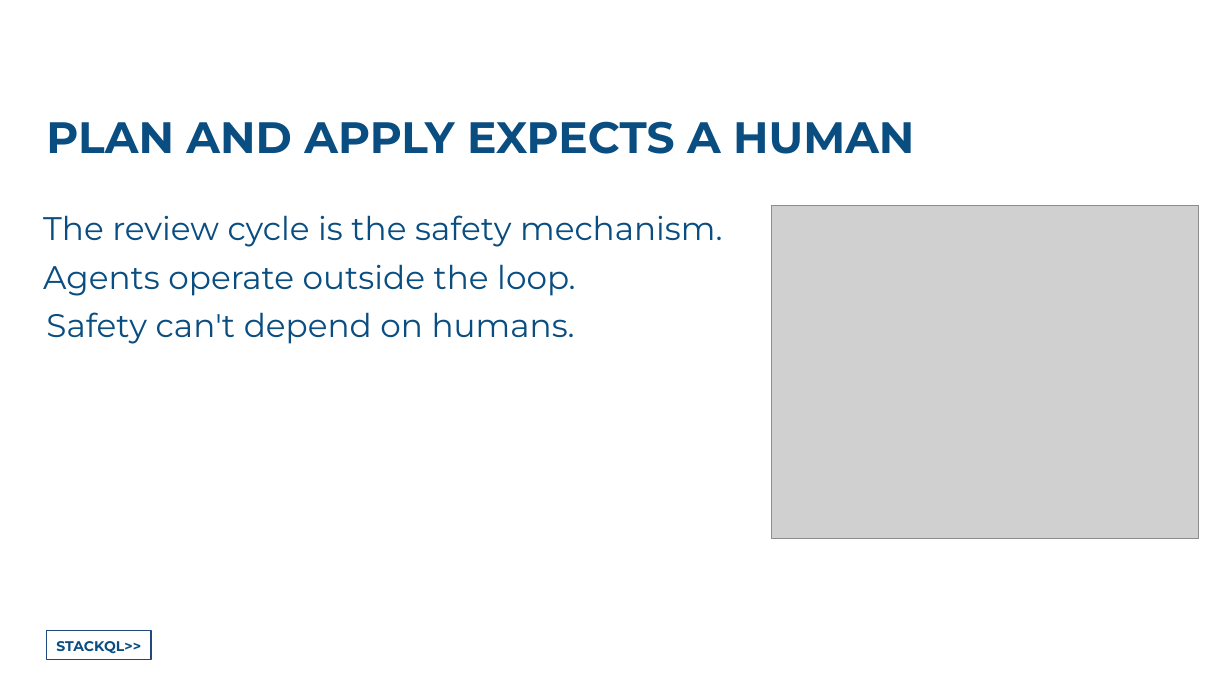
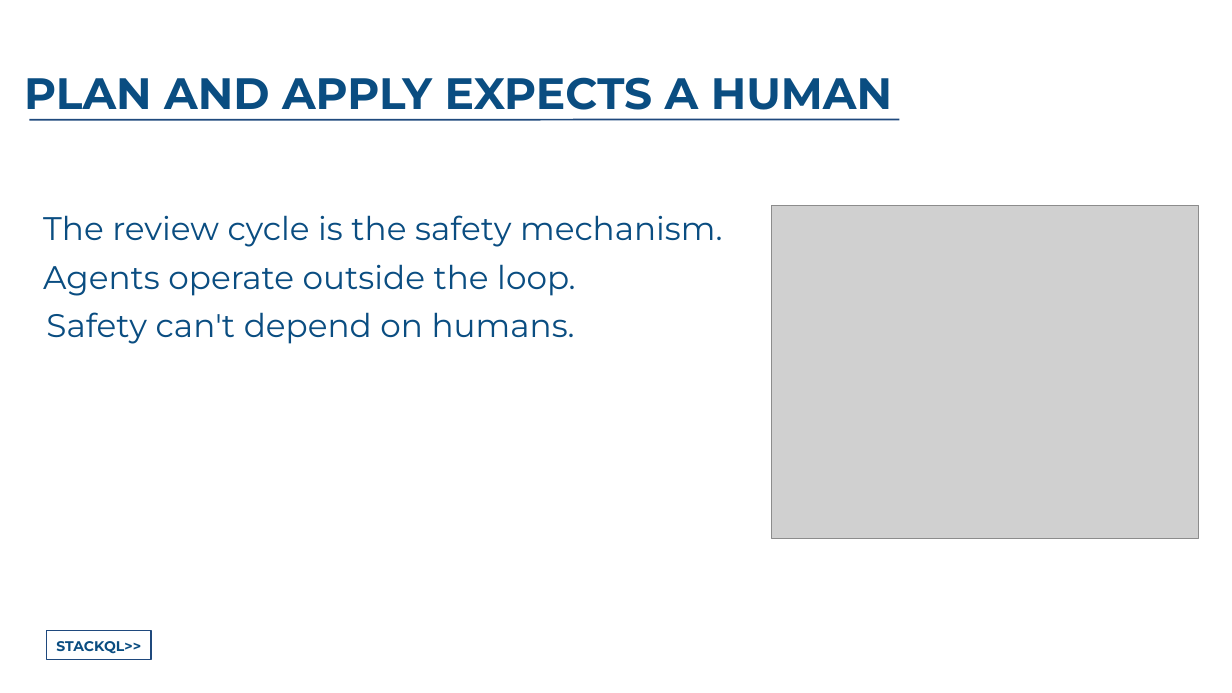
Before and after one commit to stackql-labs/agentic-platform-engineering, a slide deck: slide 3 of 10-26 AI Engineering Night/AI Engineering Night - Oct 2026.pptx. Drawn at 1232x693 pixels with LibreOffice and Linux fonts; fonts in the diff are those of the drawing; grey boxes stand for pictures. Boxes give left, top, right and bottom in pixels: in the first picture for what was removed or moved away, otherwise in the second. Text is boxed around its words. In the diff, an @@ line names an element or a change of style, - is before the commit and + after.

```diff
--- a/10-26 AI Engineering Night/AI Engineering Night - Oct 2026.pptx
+++ b/10-26 AI Engineering Night/AI Engineering Night - Oct 2026.pptx
@@ text "PLAN AND APPLY EXPECTS A ..." rewrapped from bbox=[46, 121, 914, 154] to bbox=[24, 77, 892, 120] @@
@@ line added from (30, 120) to (899, 119), #1F497D 2.25 pt @@
```
Also in this commit, not shown: 2 other slides changed, 51 other files.
